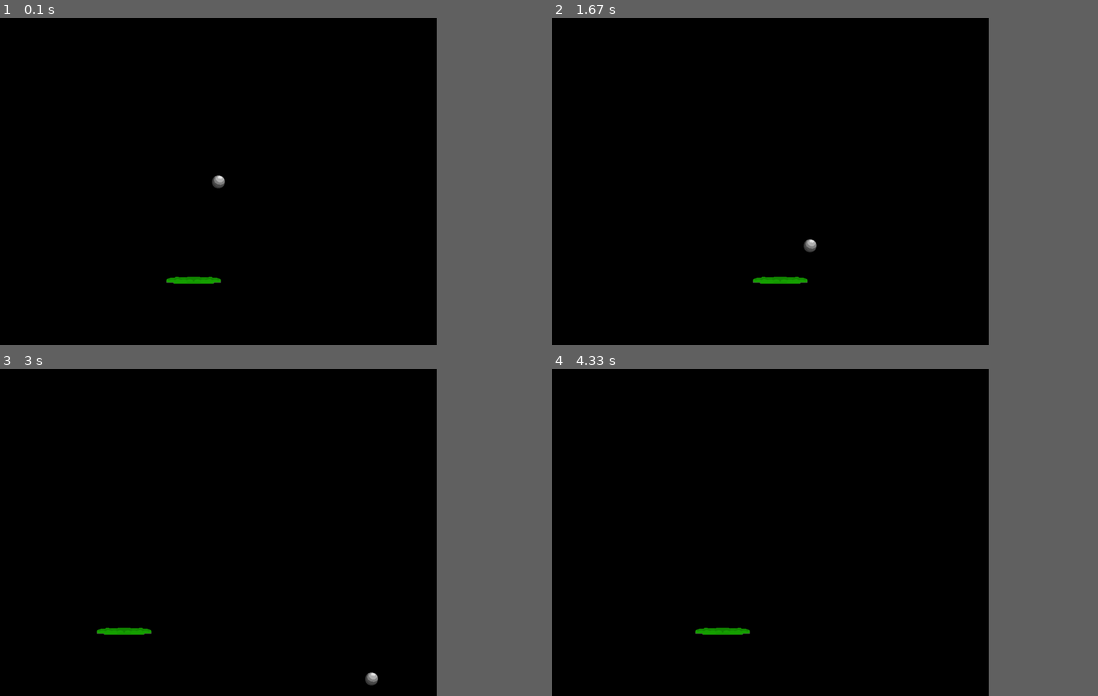
Above: before the commit, frames 1-4 (two rows, left to right).
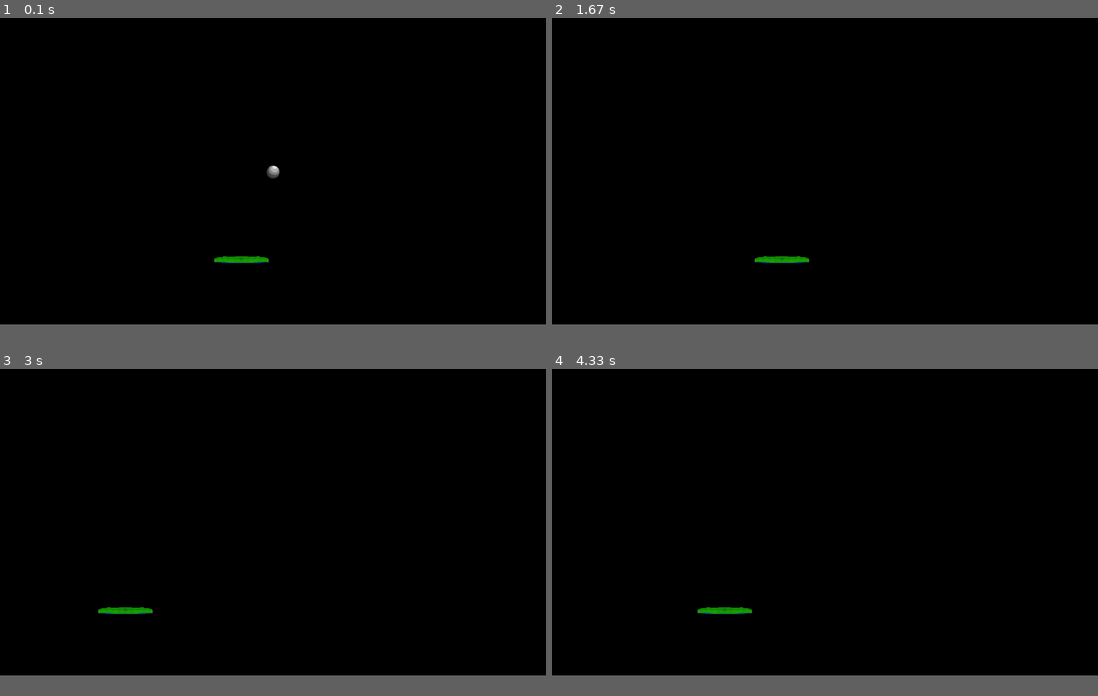
Above: after the commit, the same moments.

Repository: orthodoxego/hitting-ball-pygame
Game: pygame game, started from hit-hit-hitting!.py
The game is run twice, just before and just after one commit, with the same random seed, the same clock (stepped at 60 frames per second) and the same inputs.
Inputs (mouse positions are in pixels of both pictures, inside the frame that each line leads up to):
- Up to frame 1 (0.1 s): no input
- Up to frame 2 (1.67 s): hold Left 0.33-0.87 s; move the mouse to (759, 220) at 0.37 s; hold Down 0.9-1.2 s; move the mouse to (825, 93) at 0.93 s; click (835, 207) at 1.28 s; hold Left from 1.57 s (still down); click (786, 220) at 1.65 s
- Up to frame 3 (3 s): release Left at 1.97 s; hold Up 2-2.37 s; click (103, 633) at 2.08 s; hold Right from 2.4 s (still down); click (76, 578) at 2.48 s
- Up to frame 4 (4.33 s): release Right at 3.03 s; hold Down 3.07-3.43 s; click (885, 411) at 3.15 s; hold Left 3.47-3.93 s; click (770, 431) at 3.55 s; hold Right from 3.97 s (still down); click (639, 512) at 4.05 s
In our replay, the window is 720x540 before the commit and 900x506 after it. These sizes can differ from the game's own. Grey fills any space a smaller window leaves; there, only what the larger window draws over its background counts as a difference.

The runs differ from the first frame. In frame 1, 0.5% of the frame differs, in the area x 30-52%, y 45-82%; in frame 2, 0.5%; in frame 3, 0.5%; in frame 4, 0.4%.

Commit message:
Доработка физики столкновений и поведения шара. Теперь отскакивает (вау) от стен.

Diff:
--- a/controller/controller.py
+++ b/controller/controller.py
@@ -16,8 +16,8 @@
             self.player.mouse_button1_unpressed(delta)
 
         # Расчёт движения за курсором
-        if pygame.mouse.get_focused():
-            self.__check_mouse_cursor(pygame, delta)
+        # if pygame.mouse.get_focused():
+        self.__check_mouse_cursor(pygame, delta)
 
         # Проверяет события мыши и клавиатуры
         return self.__check_events(pygame, delta)
--- a/game_classes/ball.py
+++ b/game_classes/ball.py
@@ -38,12 +38,24 @@
         # Проверить соударения со стенами
         self.__check_up_left_right(delta)
 
+        self.update_rect()
+
+    def update_rect(self):
         # Установить прямоугольник для столкновений
         self.ball.rect.x, self.ball.rect.y = self.ball.x, self.ball.y
-
 
     def __check_up_left_right(self, delta):
         """Проверяет соударение и изменяет координаты и скорости."""
         if self.ball.y < 0:
             self.ball.y = 0
             self.ball.speed_y = Setup.FPS * 50 * delta
+
+        if self.ball.x + self.width > Setup.screen_width:
+            self.ball.speed_x = -self.ball.speed_x * 0.98
+            self.ball.x = Setup.screen_width - self.width
+
+        if self.ball.x < 0:
+            self.ball.speed_x = -self.ball.speed_x * 0.98
+            self.ball.x =0
+
+        self.update_rect()
--- a/game_classes/hithitengine.py
+++ b/game_classes/hithitengine.py
@@ -40,21 +40,32 @@
         last_y = player.rect.y
         player.rect.y += player.energy_y
 
+        # В случае столкновения:
+        # Если ЛКМ нажата, то просто меняет вертикальную скорость
+        # Если нет, то увеличивает на величину enegry_y для игрока
         if a.colliderect(b):
             if self.__controller.lkm_pressed:
                 """Если в этот момент левая кнопка нажата."""
-                ball.speed_y = -ball.speed_y * 0.75
+                ball.speed_y = -ball.speed_y * Setup.correct_up
             else:
                 """Если в этот момент левая кнопка отпущена.
                 Добавляем ускорение от площадки"""
-                ball.speed_y = -ball.speed_y * 0.55 + (player.energy_y * Setup.multiple_energy) * -1
+                ball.speed_y = -ball.speed_y * Setup.correct_up + (player.energy_y * Setup.multiple_energy) * -1
                 ball.y = player.y - ball.rect.height
                 if abs(ball.speed_y) > Setup.FPS * 0.5:
                     player.energy_y = Setup.max_energy_player // 2
 
+            # Вычисляет смещение от центра площадки
             center_p = player.x + player.rect.width // 2
             center_b = ball.x + ball.rect.width // 2
 
-            ball.speed_x = (center_b - center_p) * Setup.angle_correction * delta
+            # Горизонтальная скорость в зависимости от смещения от центра
+            ball.speed_x = (ball.speed_x + (center_b - center_p) * Setup.angle_correction * delta) / 2
+
+            # Если шар провливается в площадку
+            if ball.rect.y + ball.rect.height > player.rect.y:
+                ball.rect.y = player.rect.y - ball.rect.height
+                ball.y = ball.rect.y
+                self.__ball.update_rect()
 
         player.rect.y = last_y
--- a/hit-hit-hitting!.py
+++ b/hit-hit-hitting!.py
@@ -55,6 +55,6 @@
 
 
 if __name__ == "__main__":
-    game = Game(Setup.screen_width, Setup.screen_height, "Бах-бах-набиваем мяч")
-    # game = Game(0, 0, "Бах-бах-набиваем мяч")
+    # game = Game(Setup.screen_width, Setup.screen_height, "Бах-бах-набиваем мяч")
+    game = Game(0, 0, "Бах-бах-набиваем мяч")
     game.run()
--- a/setup/setup.py
+++ b/setup/setup.py
@@ -9,17 +9,21 @@
 
     # Скорость движения площадки за мышью, по горизонтали
     speed_player = 32
+
     # Коррекция угла отбоя шара
-    angle_correction = 5
+    angle_correction = 15
 
     # Начальная скорость движения шара
     speed_ball_x = 0
     speed_ball_y = 0
-    ball_acceleration = 9.8 / 2
+    ball_acceleration = 9.8
+
+    # Гашение скорости при вертикальном отскоке
+    correct_up = 0.85
 
     # Модификатор ускорения в зависимости от энергии
     # Больше - больше энергии при отскоке
-    multiple_energy = 90.8
+    multiple_energy = 45
 
     # Максимальная энергия для отскока
     max_energy_player = 32
Binary file changed: png/player.png
